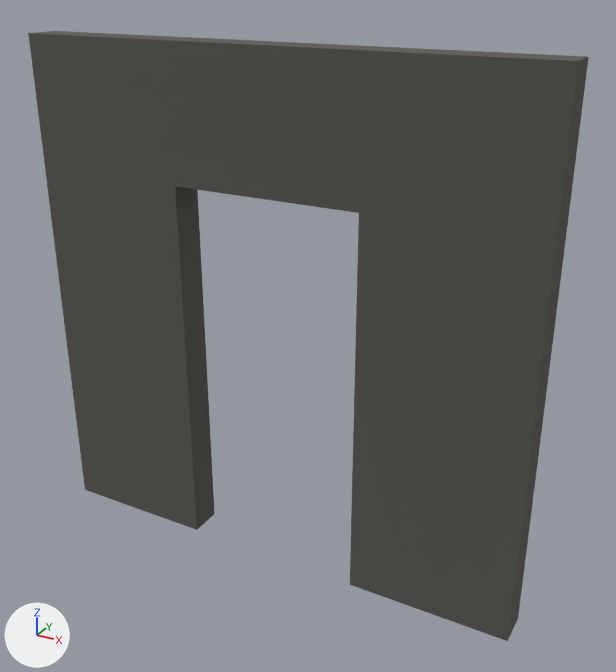
The glTF model assets/poly_survival_workshop/Models/Walls_Floors_Roofs/Walls/SM_Wall_Door.gltf as it was, and as the next commit left it.
Camera for both pictures: a 50 mm camera at (3.78, -3.85, 3.37) aimed at (1.67, -0.03, 1.45). Every picture has the same lights, and +X, +Y and +Z are marked at lower left. The picture after the commit comes second.

Before the edit, the objects in view are built like this:
```python
mat_main = principled_material('Main')
mat_main.texture = img_new_palitra
mat_main.metallic = 0.4
mat_main.roughness = 1.0
me_sm_wall_door = bpy.data.meshes.new('SM_Wall_Door')
me_sm_wall_door.from_pydata(...)  # 24 vertices, 40 faces; spans x 0.0..3.0, y -0.2..0.0, z 0.0..3.0
me_sm_wall_door.materials.append(mat_main)  # picture img_new_palitra
ob_sm_wall_door = bpy.data.objects.new('SM_Wall_Door', me_sm_wall_door)
ob_sm_wall_door.location = (0.0, 0.0, 0.0)
```
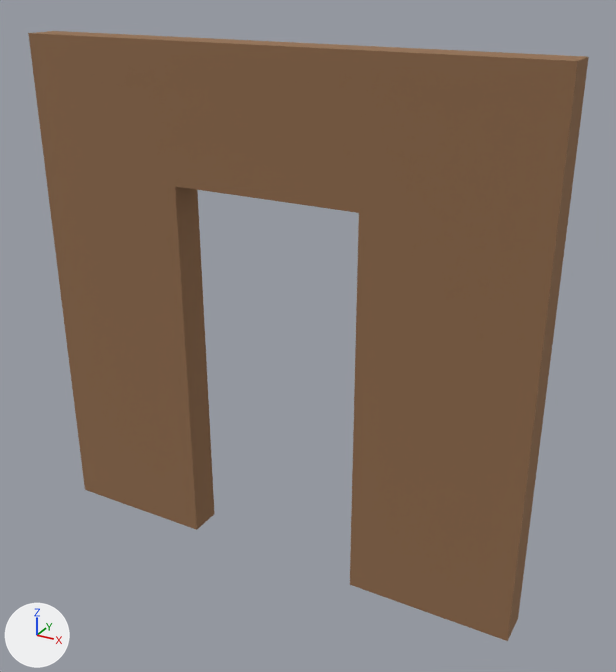
Changed parts and their boxes (x1, y1, x2, y2) in the pictures (616 x 672 px):
'SM_Wall_Door', surface changed (grey to brown)
    both: (28, 31, 589, 641)

Edits to the bpy script that builds the scene:
```text
Change mat_main:
    add n3 = _N.new('ShaderNodeMapping'); n3.name = 'Mapping'
    add n3.inputs[1].default_value = (0.123, 0.0, 0.0)  # 'Location'
    add n4 = _N.new('ShaderNodeUVMap'); n4.name = 'UV Map'
    add n4.uv_map = 'UVMap'
    where n2 = _N.new('ShaderNodeTexImage'); n2.name = 'Image Texture'
    add _L.new(n3.outputs[0], n2.inputs[0])  # 'Vector' to 'Vector'
    add _L.new(n4.outputs[0], n3.inputs[0])  # 'UV' to 'Vector'
```
